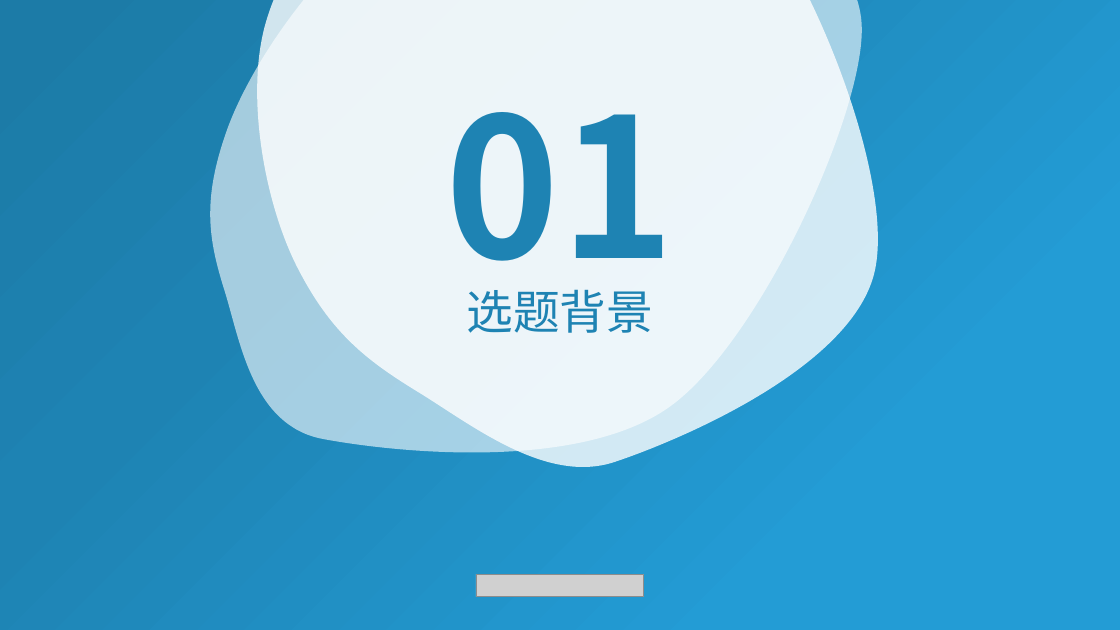
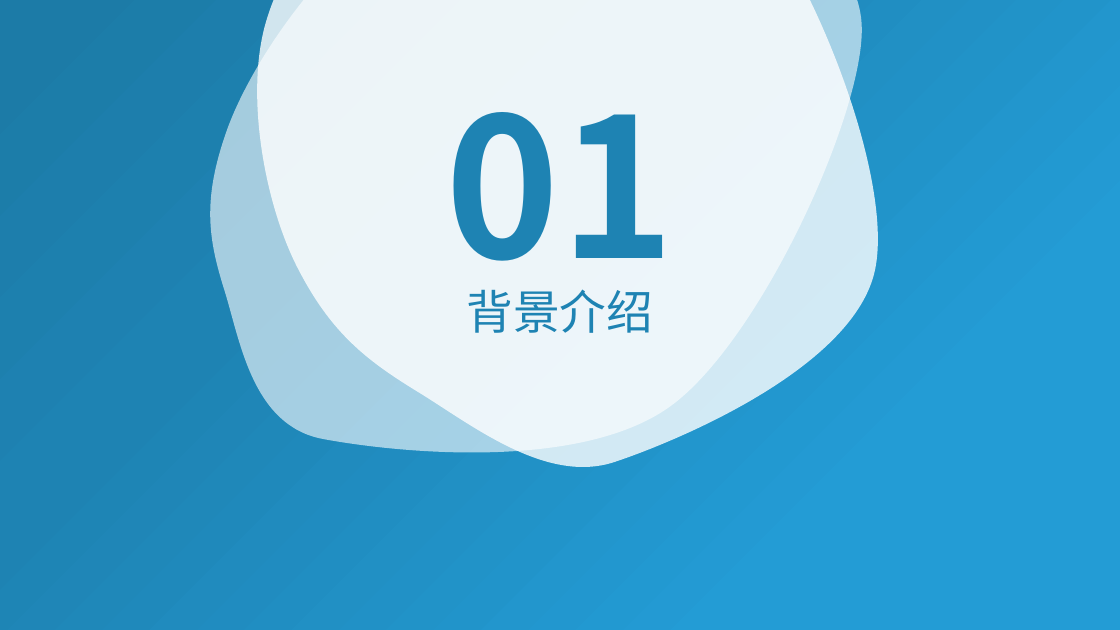
Before and after one commit to cahhbwy/Graduation_Design, a slide deck: slide 3 of PB13011058-王悦.pptx. Drawn at 1120x630 pixels with LibreOffice and Linux fonts; fonts in the diff are those of the drawing; grey boxes stand for pictures. Boxes give left, top, right and bottom in pixels: in the first picture for what was removed or moved away, otherwise in the second. Text is boxed around its words. In the diff, an @@ line names an element or a change of style, - is before the commit and + after.

```diff
--- a/PB13011058-王悦.pptx
+++ b/PB13011058-王悦.pptx
@@ text at <box>467,289,654,333</box>: text changed @@
-选题背景
+背景介绍
@@ picture removed at <box>476,575,644,597</box> @@
```
Also in this commit, not shown: 4 other slides changed, 9 other files.
